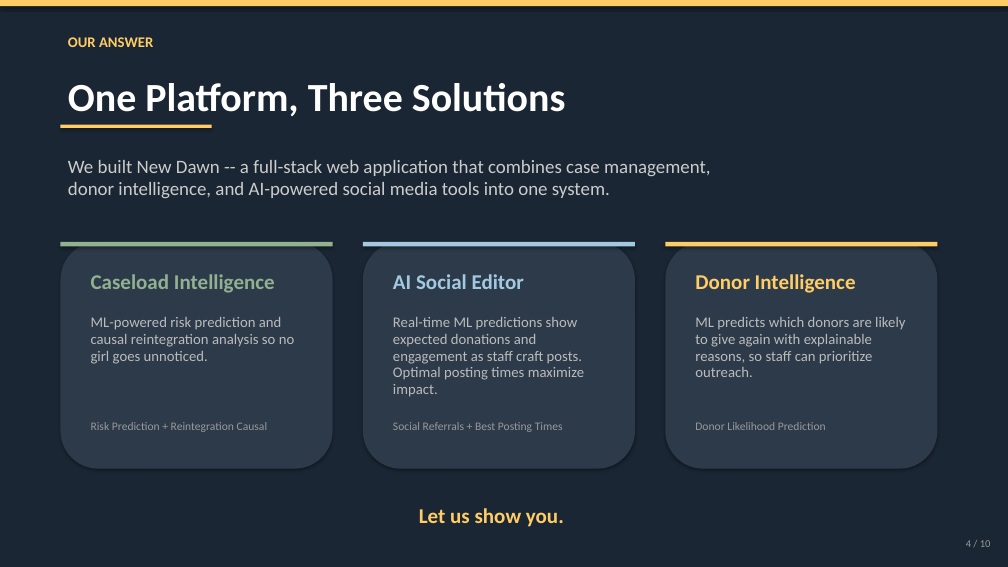
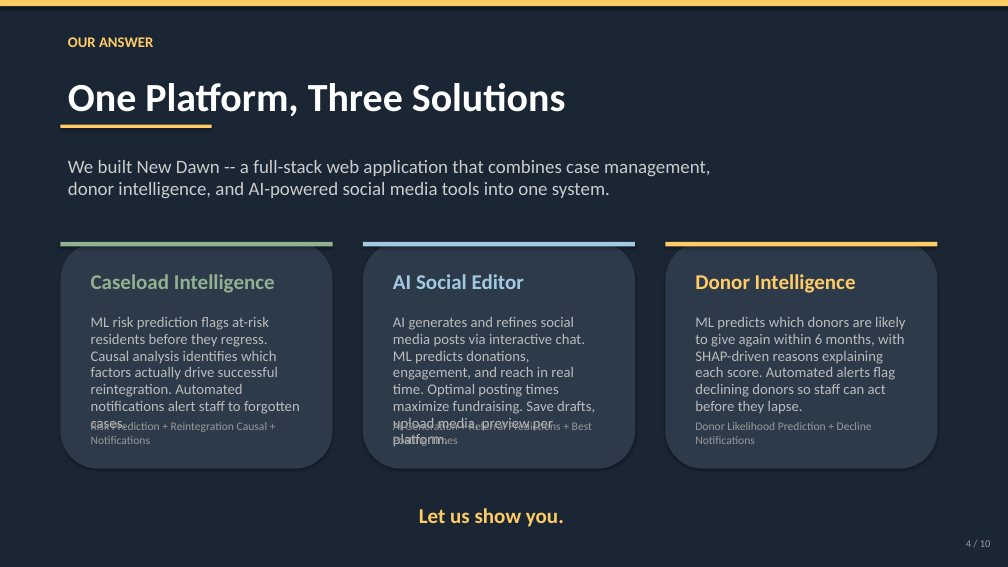
Before and after one commit to linklyns/New-Dawn, a slide deck: slide 4 of presentation/New_Dawn_Presentation.pptx. Drawn at 1008x567 pixels with LibreOffice and Linux fonts; fonts in the diff are those of the drawing. Boxes give left, top, right and bottom in pixels: in the first picture for what was removed or moved away, otherwise in the second. Text is boxed around its words. In the diff, an @@ line names an element or a change of style, - is before the commit and + after.

```diff
--- a/presentation/New_Dawn_Presentation.pptx
+++ b/presentation/New_Dawn_Presentation.pptx
@@ text at [91,317,300,430]: text changed @@
-ML-powered risk prediction and causal reintegration analysis so no girl goes unnoticed.
+ML risk prediction flags at-risk residents before they regress. Causal analysis identifies which factors actually drive successful reintegration. Automated notifications alert staff to forgotten cases.
@@ text at [393,317,595,431]: text changed @@
-Real-time ML predictions show expected donations and engagement as staff craft posts. Optimal posting times maximize impact.
+AI generates and refines social media posts via interactive chat. ML predicts donations, engagement, and reach in real time. Optimal posting times maximize fundraising. Save drafts, upload media, preview per platform.
@@ text at [695,317,905,414]: text changed @@
-ML predicts which donors are likely to give again with explainable reasons, so staff can prioritize outreach.
+ML predicts which donors are likely to give again within 6 months, with SHAP-driven reasons explaining each score. Automated alerts flag declining donors so staff can act before they lapse.
@@ text at [91,421,268,444]: text changed @@
-Risk Prediction + Reintegration Causal
+Risk Prediction + Reintegration Causal + Notifications
@@ text at [393,421,560,446]: text changed @@
-Social Referrals + Best Posting Times
+AI Generation + Referral Predictions + Best Posting Times
@@ text at [695,422,872,444]: text changed @@
-Donor Likelihood Prediction
+Donor Likelihood Prediction + Decline Notifications
```
Also in this commit, not shown: 1 other slide changed, 1 other file.
